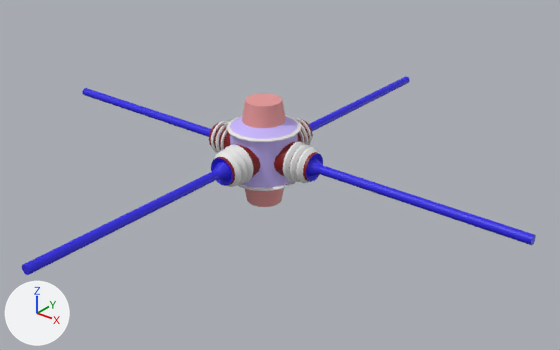
The FBX model Assets/Visual/Models/Laser_Cross.fbx, before and after one commit.
The view is the same before and after, from a 50 mm camera at (7.44, -8.88, 6.05) aimed at (0.31, 0.03, 0.53). Arrows for +X, +Y and +Z are at lower left; the lights stay in place. Where no turn or scale is listed for an object, it has been applied to the vertices.

Script lines for the objects in view, before the commit:
```python
ob_laser_01 = bpy.data.objects.new('Laser_01', me_cylinder_008)
ob_laser_01.location = (0.0, 0.0, 0.0)
ob_laser_01_001 = bpy.data.objects.new('Laser_01.001', me_cylinder_021)
ob_laser_01_001.location = (0.0, 0.0, 0.0)
ob_laser_01_002 = bpy.data.objects.new('Laser_01.002', me_cylinder_034)
ob_laser_01_002.location = (0.0, 0.0, 0.88)
ob_laser_01_003 = bpy.data.objects.new('Laser_01.003', me_cylinder_036)
ob_laser_01_003.location = (0.0, 0.0, 0.88)
ob_laser_01_004 = bpy.data.objects.new('Laser_01.004', me_cylinder_024)
ob_laser_01_004.location = (0.0, 0.0, 0.88)
ob_laser_01_006 = bpy.data.objects.new('Laser_01.006', me_cylinder_038)
ob_laser_01_006.location = (0.0, 0.0, 0.88)
ob_laser_02_003 = bpy.data.objects.new('Laser_02.003', me_cylinder_035)
ob_laser_02_003.location = (-1.12, 0.0, 0.88)
# also in view: 'Laser_02.001' at (0.0, 2.84, 0.88); 'Laser_02.002' at (2.84, 0.0, 0.88); 'Laser_02.005' at (0.0, -2.84, 0.88)
```
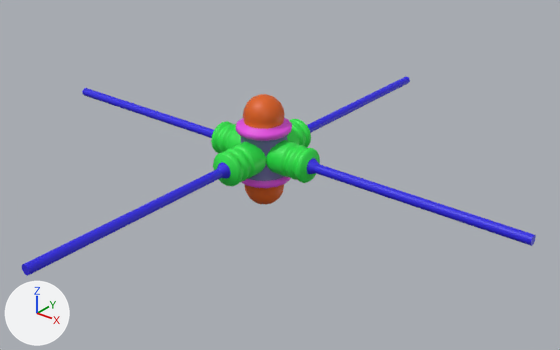
The newer file is also rescaled (x0.963), turned or shifted as a whole; pictures and numbers use the older file's frame.

Pixel boxes (x1, y1, x2, y2) of what changed, in the pictures (560 x 350 px):
'Laser_01.001', deleted: before (226, 93, 301, 207)
'Laser_01', now drawn: after (235, 94, 292, 204)
'Cylinder.012', added (green): after (266, 140, 320, 183)
'Cylinder.011', added (green): after (213, 142, 266, 186)
'Laser_01.004', deleted: before (274, 142, 323, 183)
'Laser_01.006', deleted: before (211, 144, 261, 187)
'Cylinder.010', added (green): after (211, 121, 241, 153)
'Laser_01.003', deleted: before (209, 121, 230, 153)
'Cylinder.013', added (green): after (287, 119, 311, 147)
'Laser_01.002', no longer drawn: before (294, 118, 313, 146)

What the commit changed:
Material '_06' (mat_06) changes colour from white #e7e7e7 to pink #e74ae6; in linear values from (0.8, 0.8, 0.8) to (0.8, 0.0678, 0.788).
Material '_01' (mat_01) is new.
Its base color is (0.174, 0.153, 0.411) (blue #746dac).
Material '_03' (mat_03) is new.
Its base color is (0.748, 0.116, 0.00542) (orange #e06011).
Material '_05.002' (mat_05_002) is new.
Its base color is (0.0236, 0.0136, 0.774) (blue #2a1fe4).
Material '_06.001' (mat_06_001) is new.
Its base color is (0.8, 0.8, 0.8) (white #e7e7e7).
Material 'Material.012' (mat_material_012) is new.
Its base color is (0.0228, 0.8, 0.0679) (green #2ae74a).
me_cylinder_034 is used by ob_laser_01_002; location (0.0, 0.0, 0.88).
me_cylinder_034 had 256 vertices, 242 faces and spanned x -0.321..0.321, y 0.444..1.147, z -0.321..0.321.
me_cylinder_034 now has 0 vertices, 0 faces and spans empty.
me_cylinder_034 part 1: the whole mesh is rebuilt.
me_cylinder_034 no longer uses material mat_05_001 (blue #2a1fe4).
me_cylinder_034 now uses material mat_01_002 (purple #c8b7ff).
me_cylinder_034 now uses material mat_02_002 (pink #e99999).
me_cylinder_034 now uses material mat_05_002 (blue #2a1fe4).
me_cylinder_034 now uses material mat_06_001 (white #e7e7e7).
me_cylinder_008 is used by ob_laser_01; location (0.0, 0.0, 0.0).
me_cylinder_008 had 0 vertices, 0 faces and spanned empty.
me_cylinder_008 no longer uses material mat_01_002 (purple #c8b7ff).
me_cylinder_008 no longer uses material mat_02_002 (pink #e99999).
me_cylinder_008 no longer uses material mat_03_002 (red #830c0c).
me_cylinder_008 no longer uses material mat_04_001 (white #e7e7e7).
me_cylinder_008 no longer uses material mat_05_001 (blue #2a1fe4).
me_cylinder_008 now has 434 vertices, 448 faces and spans x -0.459..0.459, y -0.459..0.459, z -0.065..1.84.
me_cylinder_008 part 2: the whole mesh is rebuilt.
me_cylinder_008 now uses material mat_01 (blue #746dac).
me_cylinder_008 now uses material mat_03 (orange #e06011).
Mesh me_cylinder_019 is new.
It has 449 vertices, 425 faces and spans x 0.0..0.921, y -0.284..0.284, z -0.284..0.284.
Faces by material slot: [17, 408].
It uses material mat_05 (blue #2a1fe4).
It uses material mat_material_012 (green #2ae74a).
Mesh me_cylinder_022 is new.
It has 449 vertices, 425 faces and spans x -0.284..0.284, y 0.0..0.921, z -0.284..0.284.
Faces by material slot: [17, 408].
It uses material mat_05 (blue #2a1fe4).
It uses material mat_material_012 (green #2ae74a).
Mesh me_cylinder_003 is new.
It has 449 vertices, 425 faces and spans x -0.921..0.0, y -0.284..0.284, z -0.284..0.284.
Faces by material slot: [17, 408].
It uses material mat_05 (blue #2a1fe4).
It uses material mat_material_012 (green #2ae74a).
Mesh me_cylinder_016 is new.
It has 449 vertices, 425 faces and spans x -0.284..0.284, y -0.921..0.0, z -0.284..0.284.
Faces by material slot: [17, 408].
It uses material mat_05 (blue #2a1fe4).
It uses material mat_material_012 (green #2ae74a).
Object 'Laser_01.001' (ob_laser_01_001) is deleted.
Object 'Laser_01.004' (ob_laser_01_004) is deleted.
Object 'Laser_01.003' (ob_laser_01_003) is deleted.
Object 'Laser_01.006' (ob_laser_01_006) is deleted.
Object 'Cylinder.012' (ob_cylinder_012) is new; it shows me_cylinder_019.
Its location is (0.19, 0.0, 0.88).
Object 'Cylinder.013' (ob_cylinder_013) is new; it shows me_cylinder_022.
Its location is (0.0, 0.19, 0.88).
Object 'Cylinder.010' (ob_cylinder_010) is new; it shows me_cylinder_003.
Its location is (-0.19, 0.0, 0.88).
Object 'Cylinder.011' (ob_cylinder_011) is new; it shows me_cylinder_016.
Its location is (0.0, -0.19, 0.88).
